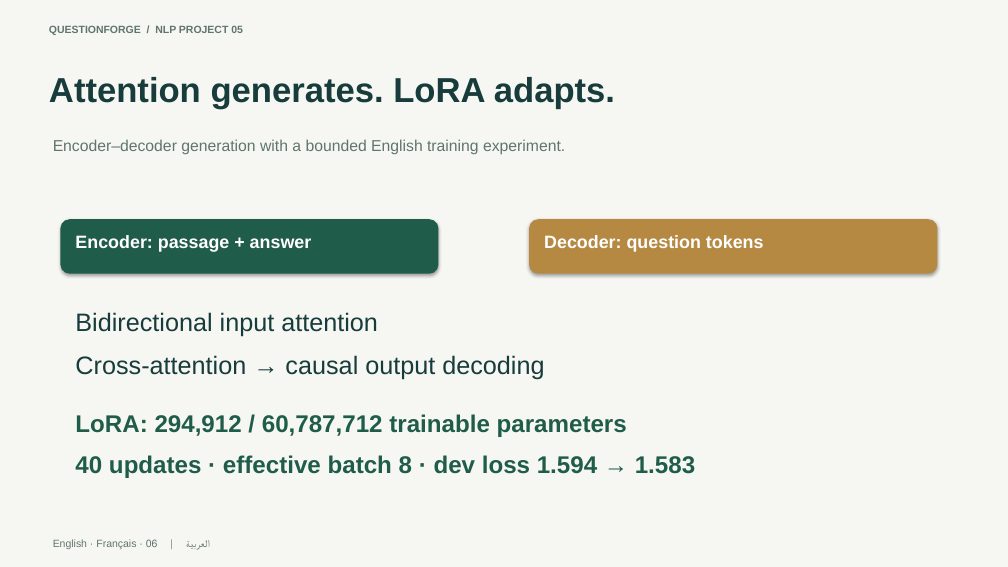
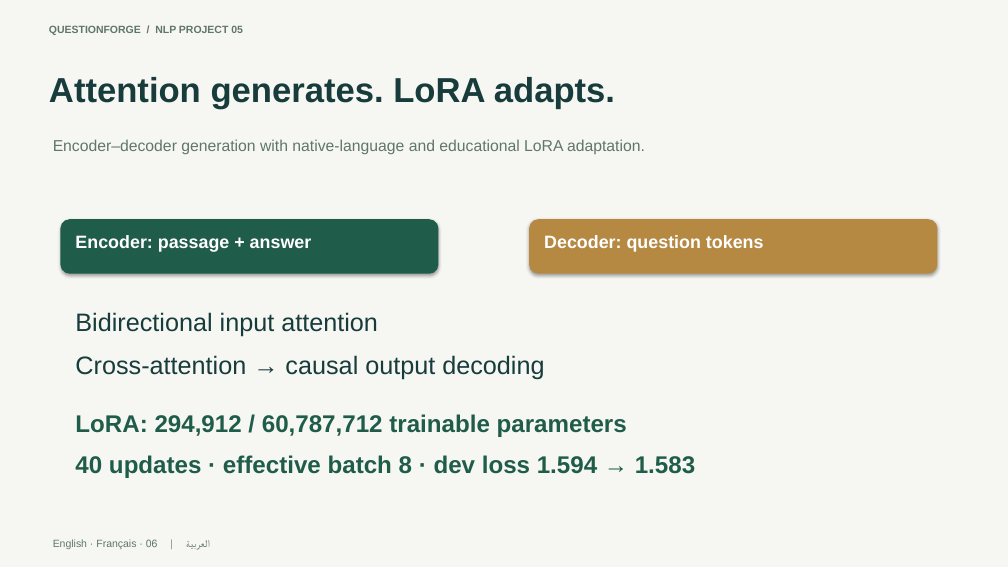
Before and after one commit to JovaniBouKhalil/automatic-question-generator, a slide deck: slide 6 of presentation/QuestionForge.pptx. Drawn at 1008x567 pixels with LibreOffice and Linux fonts; fonts in the diff are those of the drawing. Boxes give left, top, right and bottom in pixels: in the first picture for what was removed or moved away, otherwise in the second. Text is boxed around its words. In the diff, an @@ line names an element or a change of style, - is before the commit and + after.

```diff
--- a/presentation/QuestionForge.pptx
+++ b/presentation/QuestionForge.pptx
@@ text at box(53, 139, 645, 154): text changed @@
-Encoder–decoder generation with a bounded English training experiment.
+Encoder–decoder generation with native-language and educational LoRA adaptation.
```
Also in this commit, not shown: 1 other slide changed, 1 slide added, 1 slide removed, 22 other files.
